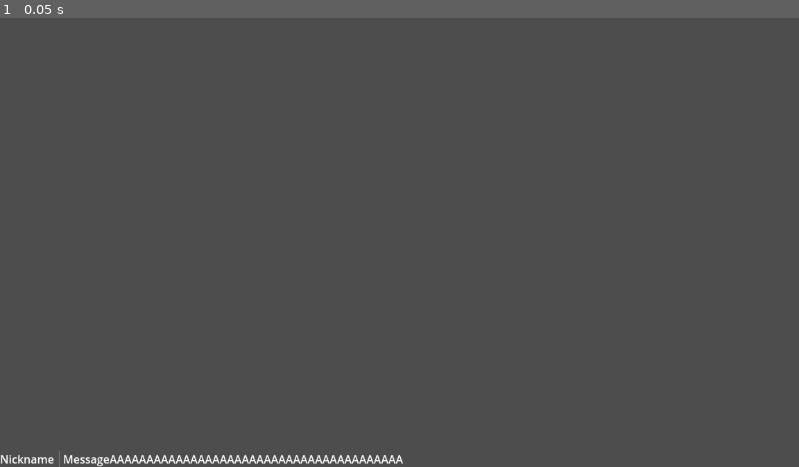
Above: before the commit, frame 1.
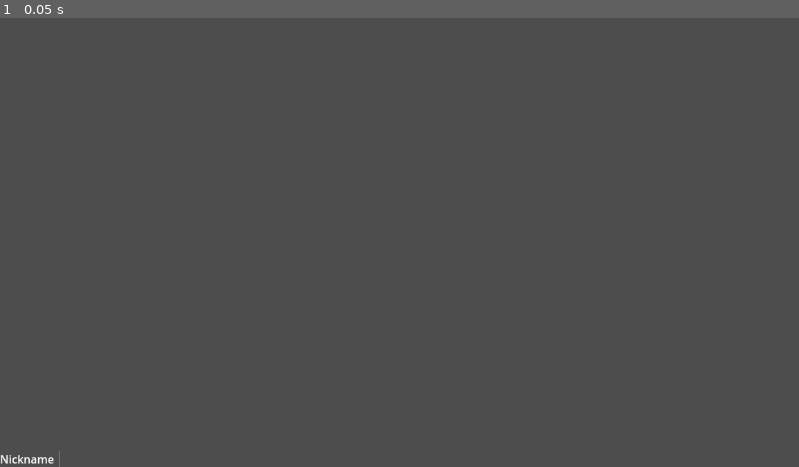
Above: after the commit, the same moment.

Repository: gamemakingmagpie/Gozzk
Game: Godot game, scene res://chat.tscn
Two runs of this game, one before a commit and one after it. Both use one fixed random seed, a clock stepped at 60 frames per second and the inputs below. Before the commit the project has no main scene; this scene is started directly in both runs.
Inputs:
- Up to frame 1 (0.05 s): no input

The runs differ from the first frame. In frame 1, 0.5% of the frame differs, in the area x 8-51%, y 97-100%.

Commit message:
Add files via upload
이모티콘 처리 완료
채팅 친 사람 정보 추가 (구독 유무, 롤 코드(채팅관리자인지 아닌지))

Diff:
--- a/ChatReceiver.gd
+++ b/ChatReceiver.gd
@@ -2,23 +2,28 @@
 
 #ChannelID를 원하는 방송에 맞춰서 변형해 주세요. 방송인의 주소 제일 뒤에있는 문자열이 고유 Channel ID 입니다.
 @export var ChannelID = ''
+
 #성인전용을 걸어놨을 경우 ChatChannelID가 검색 안되는 문제가 있습니다. 커스텀으로 Chat Channel ID를 기입해서 우회할 수 있도록 할 예정입니다.
 var ChatChannelID:String = ''
 var AccessToken = null
 var socket = WebSocketPeer.new()
 var reconnect_time = 0.0
 var firstTime = true
+
 const REQTICK = 10.0
 
-signal ChatReceived(Nickname,Msg)
+signal ChatReceived(Nickname,Msg,IsSubscriber,RoleCode,emojis)
 signal Donation(Amount,Msg)
-# Called when the node enters the scene tree for the first time.
+
 func _ready():
-	#Start()
+	#이모티콘 처리용. 이모티콘을 다운받을 폴더를 만들어옵니다.
+	if not DirAccess.dir_exists_absolute('user://emojis'):DirAccess.make_dir_absolute('user://emojis')
+	#Test용. ChannelID를 Chat Receiver에 넣어준 이후에 불러오세요.
+	Start()
+	#ConLoad.visible=false
 	pass # Replace with function body.
 
 func Start():
-
 	#Channel ID를 통해서 Chat Channel ID를 찾습니다.
 	var HTTPSREQ = 'https://api.chzzk.naver.com/polling/v2/channels/%s/live-status'%ChannelID
 	var HTTP = HTTPRequest.new()
@@ -28,6 +33,7 @@
 	await HTTP.request_completed
 	if ChatChannelID == '':
 		return
+	print("Connected to Chat Channel : %s"%ChatChannelID)
 	#Channel 에 접근 할 수 있게 해주는 Token을 받습니다.
 	var TokenURL = 'https://comm-api.game.naver.com/nng_main/v1/chats/access-token?channelId=%s&chatType=STREAMING'%ChatChannelID
 	var TOKENHTTP = HTTPRequest.new()
@@ -35,6 +41,7 @@
 	TOKENHTTP.request_completed.connect(_on_token_request_completed)
 	TOKENHTTP.request(TokenURL)
 	await TOKENHTTP.request_completed
+	print('TOKEN Earned')
 	socket.connect_to_url('wss://kr-ss3.chat.naver.com/chat')
 
 # Called every frame. 'delta' is the elapsed time since the previous frame.
@@ -60,17 +67,17 @@
 			var body = info['bdy']
 			if body is Array:
 				for eachBody in body:
-					print(eachBody.msg)
-					#도네이션 처리. 익명후원때문에 profile이 null로 들어오기도 합니다. 익명 처리 거르고 닉네임 받아오게 만들 수 도 있겠네요.
+					#도네이션 처리. 익명후원때문에 profile이 null로 들어오기도 합니다.
 					var Extras:Dictionary = JSON.parse_string(eachBody['extras'])
 					if Extras.has('payAmount'):
 						Donation.emit(Extras.payAmount,eachBody.msg)
-						prints(Extras.payAmount,eachBody.msg)
-					if eachBody.profile == null:continue
+					if eachBody.profile == null: return#	익명후원 처리(익명은 그냥 안읽을래)
 					var Profile = JSON.parse_string(eachBody['profile'])
+					var IsSubscriber = true if Profile['streamingProperty'].has('subscription') else false
+					var emojis:Dictionary = Extras.emojis if Extras.has('emojis') else {}
 					if Profile.has('nickname'):
-						#메세지에 이모티콘은 {:d_num:} 형식으로 들어옵니다. 활용하시려면 하세요.
-						ChatReceived.emit(Profile['nickname'],eachBody['msg'])
+						#이모티콘이 들어가 있으면 다운받아옵니다.
+						SendMessage(Profile['nickname'],eachBody['msg'],IsSubscriber,Profile['userRoleCode'],emojis)
 	elif state == WebSocketPeer.STATE_CLOSING:
 		pass
 	elif state == WebSocketPeer.STATE_CLOSED:
@@ -81,6 +88,40 @@
 
 	pass
 
+
+func SendMessage(Nickname,Msg,IsSubscriber,RoleCode,emojis):
+	for eachEmoji in emojis:
+		if not FileAccess.file_exists('user://emojis/%s.res'%eachEmoji):
+			var newRequest:=HTTPRequest.new()
+			add_child(newRequest)
+			newRequest.request_completed.connect(free_request.bind(newRequest,Nickname,Msg,IsSubscriber,RoleCode,emojis,eachEmoji))
+			newRequest.request(emojis[eachEmoji])
+			return
+	#모든 이모티콘이 받아진게 확인되면 나갑니다.
+	#받는 Label은 RichTextLabel로 해주세요. [img={size}]로 크기를 조절할 수 있습니다.
+	var newMsg = Msg
+	newMsg = newMsg.replace('{:','[img=22]user://emojis/')
+	newMsg = newMsg.replace(':}','.res[/img]')
+	ChatReceived.emit(Nickname,newMsg,IsSubscriber,RoleCode,emojis)
+	pass
+
+#
+func free_request(result, response_code, headers, body,HTTP,Nickname,Msg,IsSubscriber,RoleCode,emojis,emoji_name):
+	#이모티콘을 다운받아 저장시킵니다.
+	var newTexture:Texture2D
+	if emojis[emoji_name].ends_with('gif'):
+		newTexture = GifManager.animated_texture_from_buffer(body)
+	elif emojis[emoji_name].ends_with('png'):
+		var newImage = Image.new()
+		newImage.load_png_from_buffer(body)
+		newTexture = ImageTexture.create_from_image(newImage)
+	ResourceSaver.save(newTexture,'user://emojis/%s.res'%emoji_name)
+	SendMessage(Nickname,Msg,IsSubscriber,RoleCode,emojis)
+	HTTP.queue_free()
+	pass
+
+
+
 func _on_cid_request_completed(result, response_code, headers, body):
 	if response_code==404:
 		print("ERROR:404 BAD REQUEST | Check Channel ID")
@@ -88,5 +129,7 @@
 		return
 	ChatChannelID = JSON.parse_string(body.get_string_from_utf8())['content']["chatChannelId"]
 
+
 func _on_token_request_completed(result, response_code, headers, body):
+
 	AccessToken = JSON.parse_string(body.get_string_from_utf8())['content']['accessToken']
--- a/chat.gd
+++ b/chat.gd
@@ -1,7 +1,7 @@
 extends Control
 class_name Chat
 @onready var NicknameLabel:Label = $HBoxContainer/Nickname
-@onready var MessageLabel:Label = $HBoxContainer/Message
+@onready var MessageLabel:RichTextLabel = $HBoxContainer/Message
 
 # Called when the node enters the scene tree for the first time.
 func _ready():
--- a/chat.tscn
+++ b/chat.tscn
@@ -34,8 +34,14 @@
 layout_mode = 2
 size_flags_horizontal = 0
 
-[node name="Message" type="Label" parent="HBoxContainer"]
+[node name="Message" type="RichTextLabel" parent="HBoxContainer"]
 layout_mode = 2
-size_flags_horizontal = 0
-size_flags_vertical = 0
-text = "MessageAAAAAAAAAAAAAAAAAAAAAAAAAAAAAAAAAAAAAAAA"
+size_flags_horizontal = 3
+bbcode_enabled = true
+fit_content = true
+scroll_active = false
+
+[node name="TextureRect" type="TextureRect" parent="."]
+layout_mode = 0
+offset_right = 40.0
+offset_bottom = 40.0
--- a/example.gd
+++ b/example.gd
@@ -3,6 +3,8 @@
 @onready var ChatContainer = $ChatContainer
 # Called when the node enters the scene tree for the first time.
 func _ready():
+
+
 	pass # Replace with function body.
 
 
@@ -11,8 +13,7 @@
 	pass
 
 
-func _on_chat_received(Nickname, Msg):
+func _on_chat_received(Nickname,Msg,IsSubscriber,RoleCode,emojis:Dictionary):
 	var NewChat:Chat = load('res://chat.tscn').instantiate()
 	ChatContainer.add_child(NewChat)
 	NewChat.ReceiveMessage(Nickname,Msg)
-	pass # Replace with function body.
--- a/example.tscn
+++ b/example.tscn
@@ -25,5 +25,6 @@
 alignment = 2
 
 [node name="ChatReceiver" parent="." instance=ExtResource("2_kfdx7")]
+ChannelID = "48c8a45ba34f5c2e152b43c2f462942a"
 
 [connection signal="ChatReceived" from="ChatReceiver" to="." method="_on_chat_received"]
--- a/project.godot
+++ b/project.godot
@@ -10,7 +10,8 @@
 
 [application]
 
-config/name="Chzzzk"
+config/name="Gozzk"
+run/main_scene="res://example.tscn"
 config/features=PackedStringArray("4.2", "GL Compatibility")
 
 [rendering]
